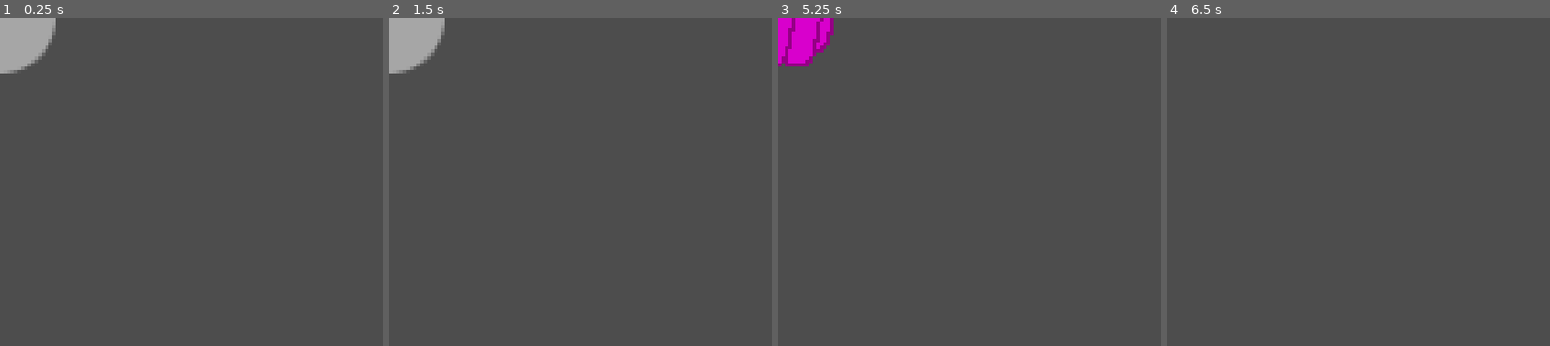
Above: before the commit, frames 1-4 (left to right).
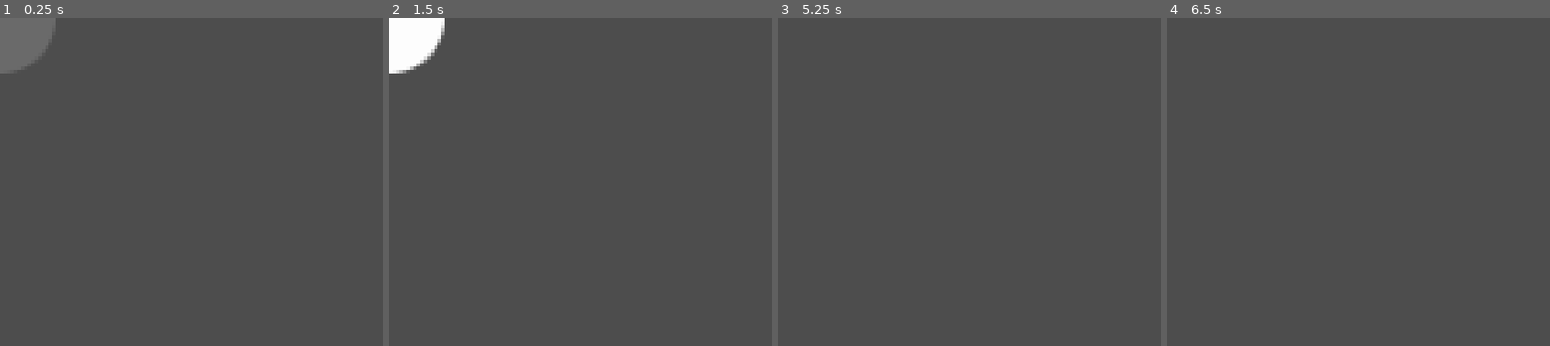
Above: after the commit, the same moments.

Repository: mmalkindi/gladiator
Game: Godot game, scene res://scenes/entities/enemy0/stomp_attack.tscn
The game is run twice, just before and just after one commit, with the same random seed, the same clock (stepped at 60 frames per second) and the same inputs. This scene is started directly instead of the project's main scene.
Inputs:
- Up to frame 1 (0.25 s): no input
- Up to frame 2 (1.5 s): hold D (move_right) 0.53-1.28 s; hold Ctrl (heal) 0.53-1.28 s; hold S (move_down) from 1.28 s (still down); tap Space (interact) at 1.35 s
- Up to frame 3 (5.25 s): release S (move_down) at 2.03 s; hold D (move_right) 2.03-2.78 s; hold Ctrl (heal) 2.03-2.78 s; hold W (move_up) 2.78-3.53 s; tap Space (interact) at 2.85, 4.25, 4.35 s; tap Enter at 3.5, 5 s; hold Ctrl (heal) 3.53-4.28 s; hold A (move_left) 3.53-5.03 s; hold S (move_down) from 5.03 s (still down); hold Ctrl (heal) from 5.03 s (still down)
- Up to frame 4 (6.5 s): tap Space (interact) at 5.75, 5.85 s; release S (move_down) at 5.78 s; release Ctrl (heal) at 5.78 s; hold D (move_right) from 5.78 s (still down)

The runs differ from the first frame. In frame 1, 1.9% of the frame differs, in the area x 0-15%, y 0-17%; in frame 2, 2.0%; in frame 3, 1.8%; in frame 4, nothing differs.

Commit message:
feat: streramline boss attack script and use new telegraph anim

Diff:
--- a/scenes/entities/enemy0/stomp_attack.gd
+++ b/scenes/entities/enemy0/stomp_attack.gd
@@ -2,20 +2,31 @@
 
 @onready var sprite: Sprite2D = $Sprite2D
 @onready var collission: CollisionShape2D = $CollisionShape2D
+@onready var animplayer: AnimationPlayer = $AnimationPlayer
+@onready var telegraph_timer: Timer = $TelegraphTimer
+@onready var linger_timer: Timer = $LingerTimer
+@onready var stomp_sfx: AudioStreamPlayer2D = $StompSFX
 
 
 func _ready() -> void:
 	sprite.texture = load("res://assets/entities/enemy0/attack_circle.png")
-	sprite.self_modulate.a = 0.5
 	collission.set_deferred("disabled", true)
-	await get_tree().create_timer(3).timeout
-	sprite.self_modulate.a = 1
-	collission.set_deferred("disabled", false)
-	sprite.texture = load("res://assets/entities/enemy0/stomp_fist.png")
-	await get_tree().create_timer(3).timeout
-	self.queue_free()
+	animplayer.play("telegraph")
+	telegraph_timer.start()
 
 
 func _on_body_entered(body: Node2D) -> void:
 	if body is Player && !collission.disabled:
 		body.take_damage(3)
+
+
+func _on_telegraph_timer_timeout() -> void:
+	animplayer.stop(false)
+	sprite.texture = load("res://assets/entities/enemy0/stomp_fist.png")
+	collission.set_deferred("disabled", false)
+	stomp_sfx.play()
+	linger_timer.start()
+
+
+func _on_linger_timer_timeout() -> void:
+	self.queue_free()
